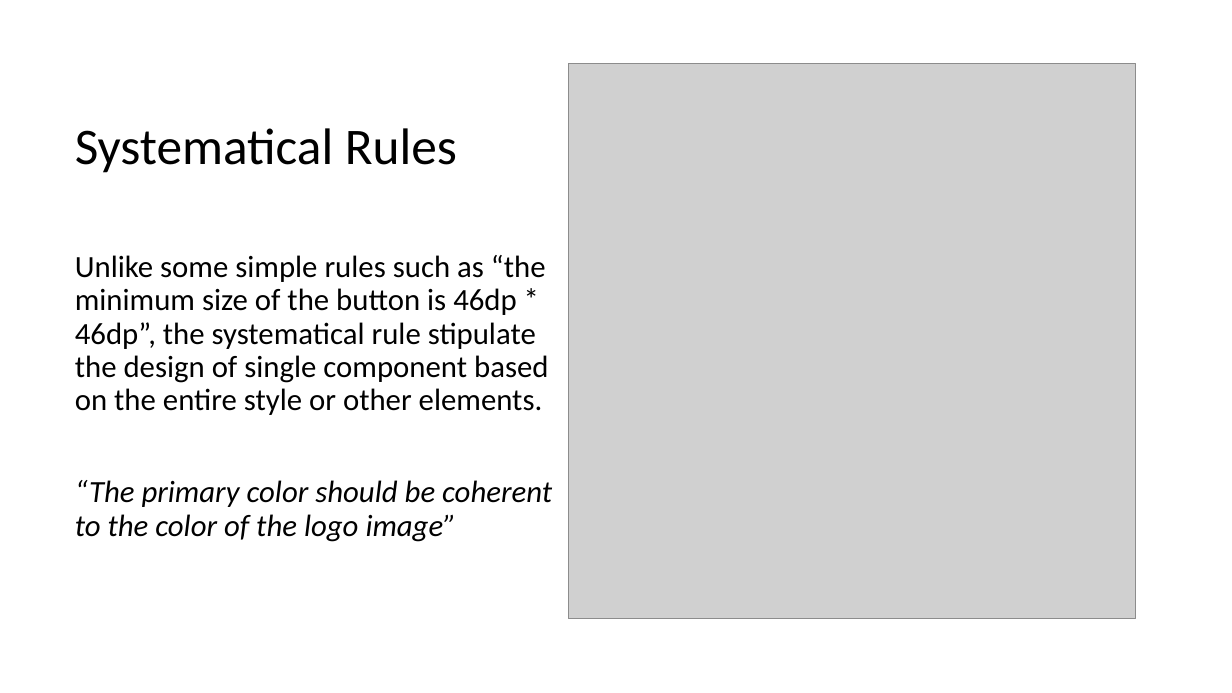
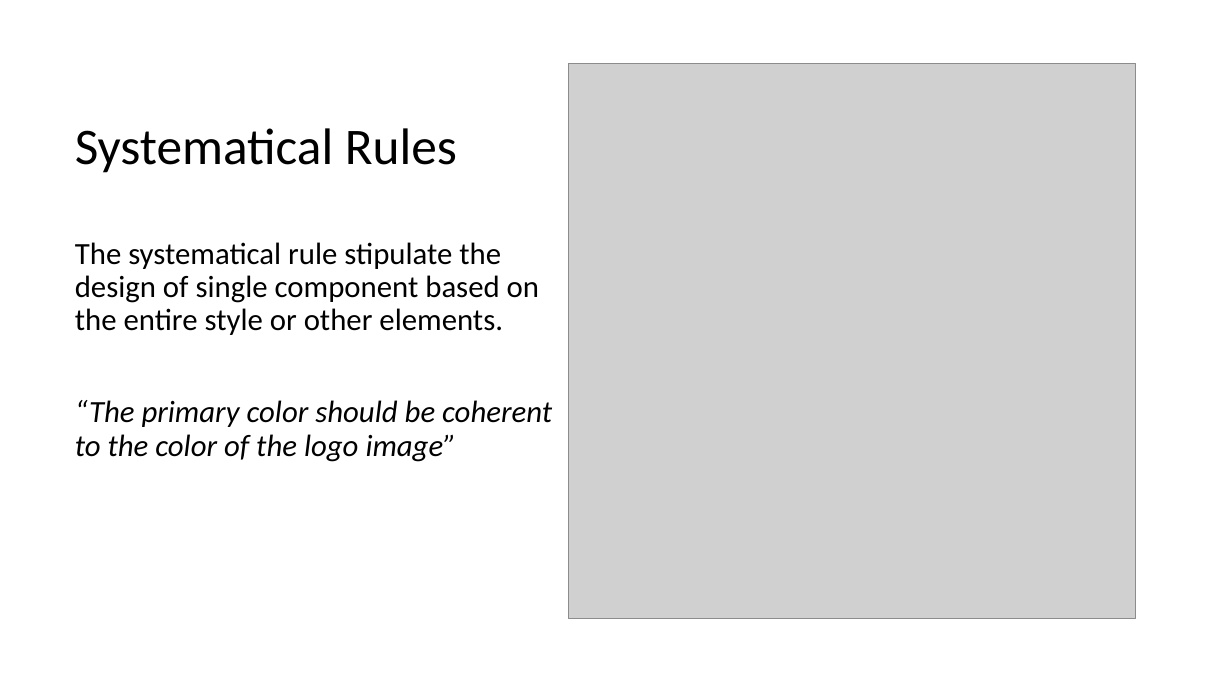
Before and after one commit to MulongXie/AppRuleCheck-Android, a slide deck: slide 13 of doc/week2.pptx. Drawn at 1232x693 pixels with LibreOffice and Linux fonts; fonts in the diff are those of the drawing; grey boxes stand for pictures. Boxes give left, top, right and bottom in pixels: in the first picture for what was removed or moved away, otherwise in the second. Text is boxed around its words. In the diff, an @@ line names an element or a change of style, - is before the commit and + after.

```diff
--- a/doc/week2.pptx
+++ b/doc/week2.pptx
@@ text "The systematical rule stipulate the ...": place and size @@
-text "The systematical rule stipulate the ..." at box(75, 255, 552, 542)
+text "The systematical rule stipulate the ..." at box(75, 242, 552, 462)
@@ text at box(75, 242, 539, 335): text changed @@
-Unlike some simple rules such as “the minimum size of the button is 46dp * 46dp”, the systematical rule stipulate the design of single component based on the entire style or other elements.
+The systematical rule stipulate the design of single component based on the entire style or other elements.
```
Also in this commit, not shown: 4 other slides changed, 4 slides added, 1 other file.
